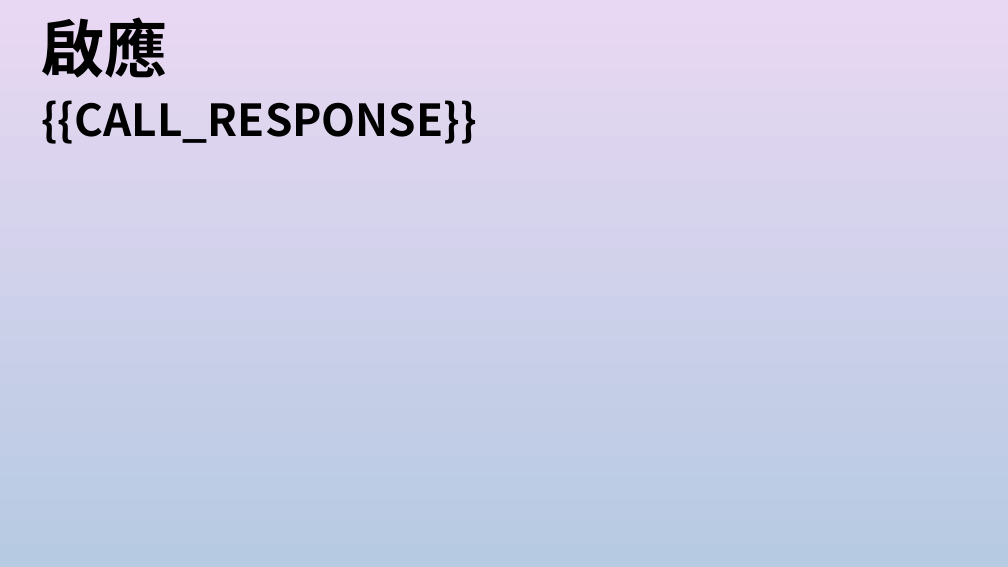
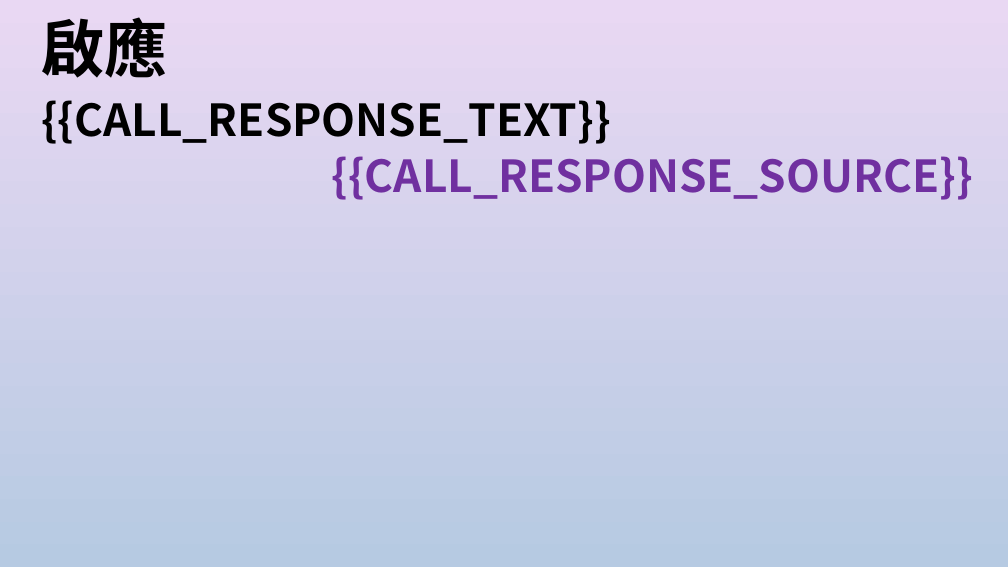
Before and after one commit to werchurch-love/Auto-Worship-Folder, a slide deck: slide 2 of templates/dynamic/宣召及啟應-template.pptx. Drawn at 1008x567 pixels with LibreOffice and Linux fonts; fonts in the diff are those of the drawing; background and template pictures are left out. Boxes give left, top, right and bottom in pixels: in the first picture for what was removed or moved away, otherwise in the second. Text is boxed around its words. In the diff, an @@ line names an element or a change of style, - is before the commit and + after.

```diff
--- a/templates/dynamic/宣召及啟應-template.pptx
+++ b/templates/dynamic/宣召及啟應-template.pptx
@@ text at (41, 100, 611, 144): text changed @@
-{{CALL_RESPONSE}}
+{{CALL_RESPONSE_TEXT}}
@@ text added at (332, 156, 973, 200), 42 pt, text #7030A0, bold @@
+{{CALL_RESPONSE_SOURCE}}
```
Also in this commit, not shown: 1 other slide changed, 2 other files.
